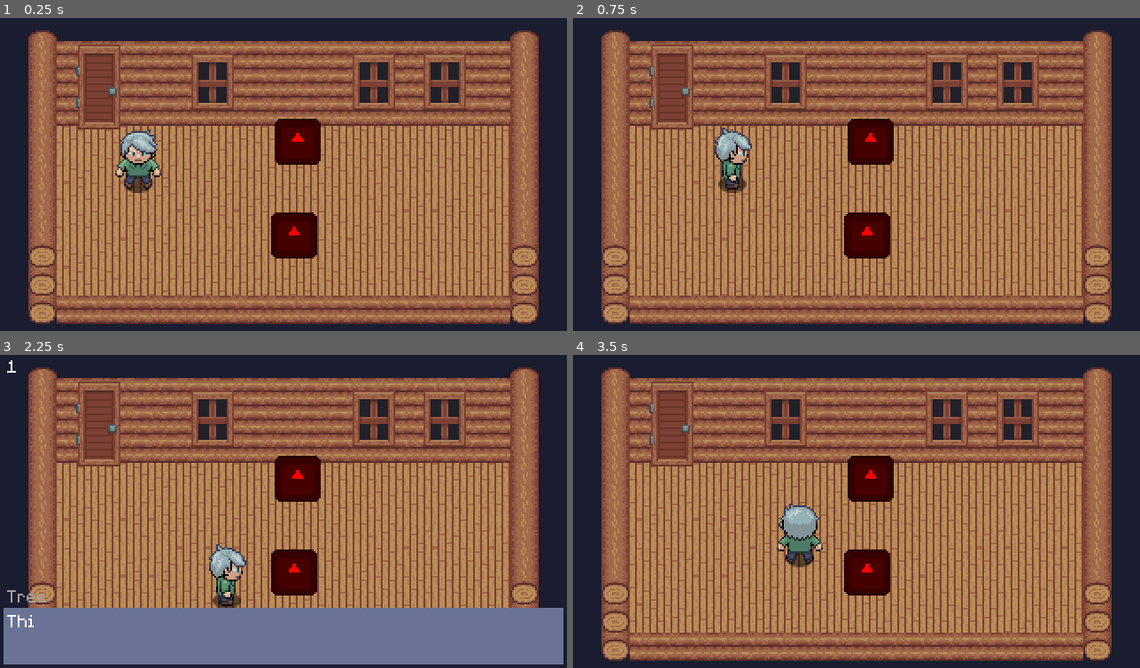
Above: before the commit, frames 1-4 (two rows, left to right).
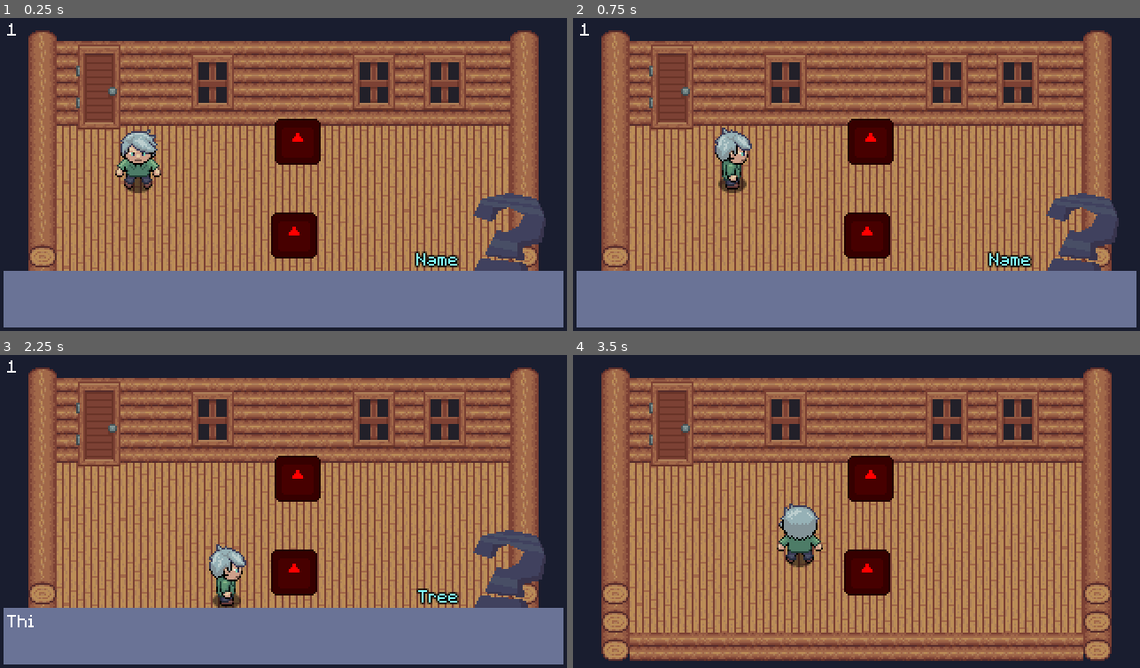
Above: after the commit, the same moments.

Repository: daanengbers/TheMurderTheMystery
Game: Godot game, scene res://scenes/mainscene.tscn
The game is run twice, just before and just after one commit, with the same random seed, the same clock (stepped at 60 frames per second) and the same inputs. The engine's default icon, where the game draws it, is replaced by a stand-in: a white triangle on a blue panel in a dark square.
Inputs:
- Up to frame 1 (0.25 s): no input
- Up to frame 2 (0.75 s): tap Enter at 0.5 s; hold D (right) from 0.53 s (still down); tap Space (interact) at 0.6 s
- Up to frame 3 (2.25 s): release D (right) at 1.28 s; hold S (down) 1.28-2.03 s; tap Space (interact) at 1.35, 2.1 s; hold D (right) from 2.03 s (still down)
- Up to frame 4 (3.5 s): release D (right) at 2.78 s; hold W (up) from 2.78 s (still down); tap Space (interact) at 2.85 s

The runs differ from the first frame. In frame 1, 20% of the frame differs, in the area x 0-100%, y 1-99%; in frame 2, 20%; in frame 3, 2.2%; in frame 4, nothing differs.

Commit message:
dialoguesystem

Diff:
--- a/CMGTjam_Identity/scenes/global_dialogue.tscn
+++ b/CMGTjam_Identity/scenes/global_dialogue.tscn
@@ -1,14 +1,20 @@
-[gd_scene load_steps=3 format=3 uid="uid://1mh1fq0b0a6p"]
+[gd_scene load_steps=4 format=3 uid="uid://1mh1fq0b0a6p"]
 
 [ext_resource type="Script" path="res://scripts/global_dialogue.gd" id="1_uu81o"]
 [ext_resource type="FontFile" uid="uid://bdnd4wbvgahig" path="res://fonts/EXEPixelPerfect.ttf" id="2_k4m76"]
+[ext_resource type="Texture2D" uid="uid://bkb46gim3qjx1" path="res://sprites/Characters_portraits.png" id="3_py8mo"]
 
 [node name="Global_Dialogue" type="Node2D"]
 z_index = 100
 script = ExtResource("1_uu81o")
 
 [node name="Textbox" type="Node2D" parent="."]
-visible = false
+
+[node name="CharPortraits" type="Sprite2D" parent="Textbox"]
+texture_filter = 1
+position = Vector2(286, 124)
+texture = ExtResource("3_py8mo")
+hframes = 3
 
 [node name="ColorRect" type="ColorRect" parent="Textbox"]
 offset_left = 2.0
@@ -30,14 +36,17 @@
 autowrap_mode = 2
 
 [node name="Name" type="Label" parent="Textbox"]
-modulate = Color(0.627451, 0.627451, 0.627451, 1)
+modulate = Color(0.501961, 1, 1, 1)
 texture_filter = 1
-offset_left = 4.0
+offset_left = 2.0
 offset_top = 132.0
-offset_right = 316.0
+offset_right = 259.0
 offset_bottom = 145.0
+theme_override_colors/font_outline_color = Color(0, 0, 0, 1)
+theme_override_constants/outline_size = 3
 theme_override_fonts/font = ExtResource("2_k4m76")
 text = "Name"
+horizontal_alignment = 2
 autowrap_mode = 2
 
 [node name="Linenr" type="Label" parent="Textbox"]
--- a/CMGTjam_Identity/scenes/player.tscn
+++ b/CMGTjam_Identity/scenes/player.tscn
@@ -114,6 +114,7 @@
 
 [node name="player" type="CharacterBody2D"]
 z_index = 1
+y_sort_enabled = true
 script = ExtResource("1_5n74w")
 
 [node name="Shadow" type="Sprite2D" parent="."]
--- a/CMGTjam_Identity/scripts/global_dialogue.gd
+++ b/CMGTjam_Identity/scripts/global_dialogue.gd
@@ -39,6 +39,8 @@
 func setPersonSpeaking(p_s):
 	personspeaking = p_s
 	$Textbox/Name.set_text(str(personspeaking))
+	if personspeaking == "Your cellphone":
+		$Textbox/CharPortraits.frame = 2
 
 func loadLines(ll1,ll2,ll3,ll4,ll5,ll6,ll7,ll8,ll9):
 	loadedline1 = ll1
Binary file added: CMGTjam_Identity/sprites/Characters_portraits.png
Not shown, added: CMGTjam_Identity/sprites/Characters_portraits.png.import
